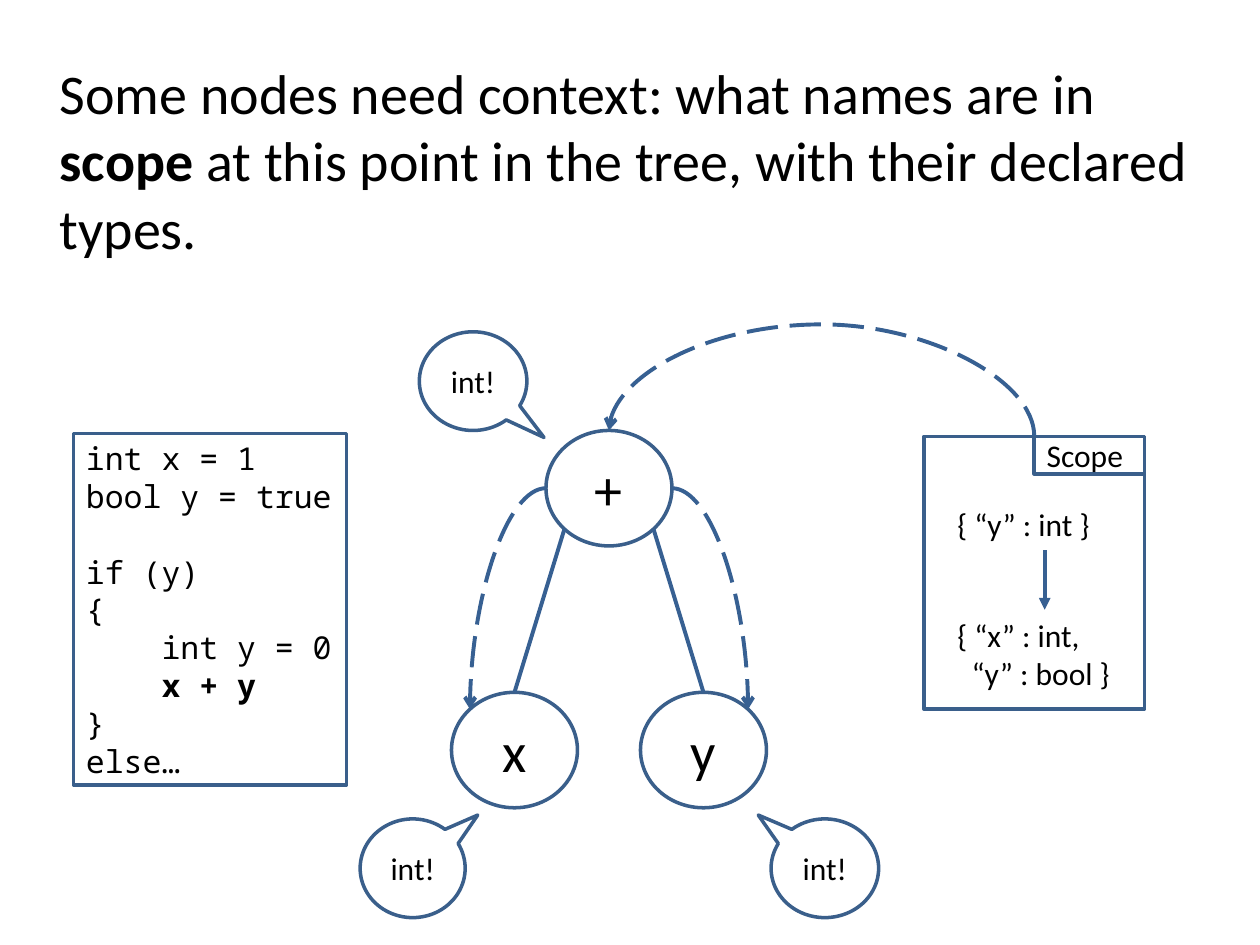
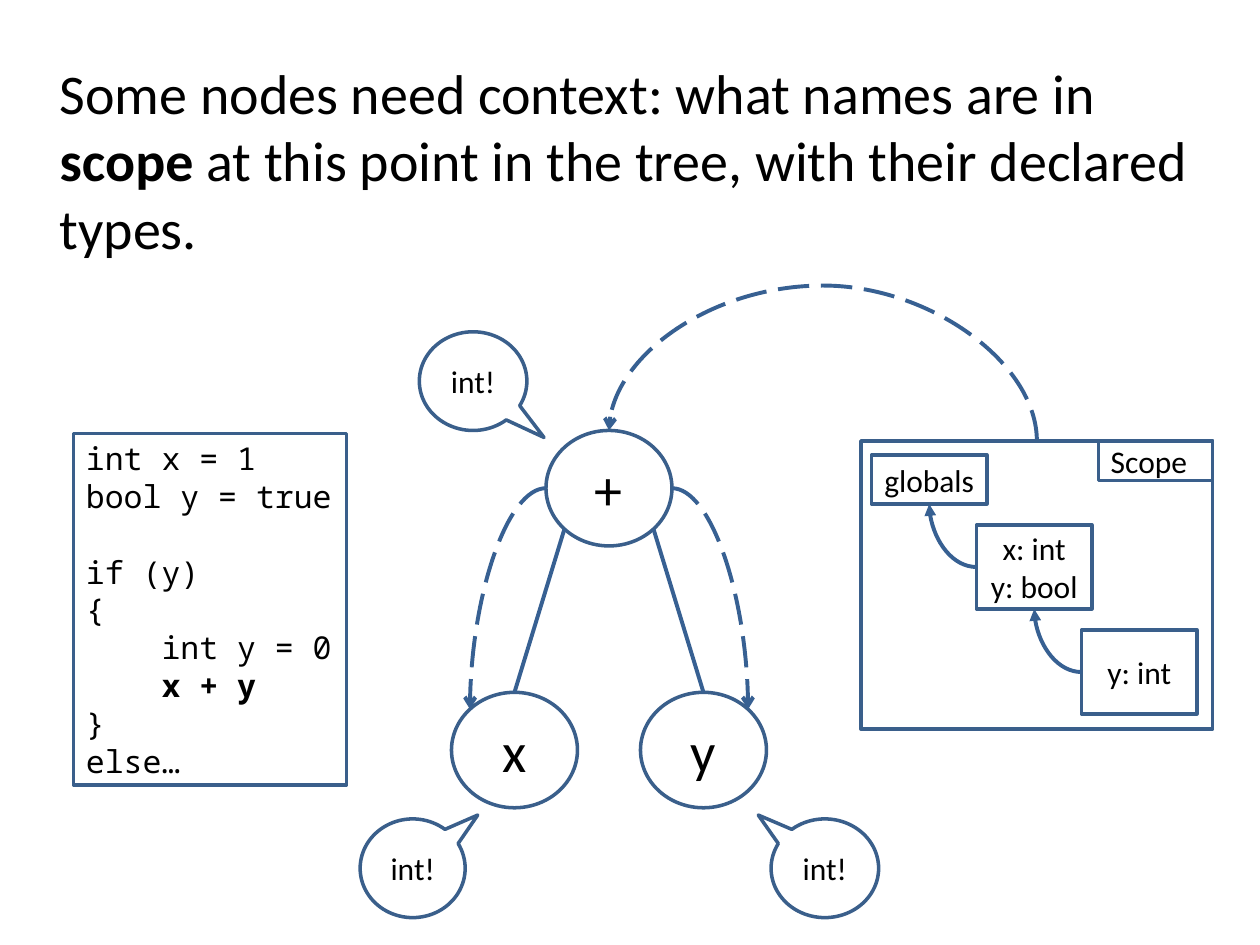
Before and after one commit to plioi/presentations, a slide deck: slide 14 of BuildingALanguage/BuildingALanguage.pptx. Drawn at 1260x945 pixels with LibreOffice and Linux fonts; fonts in the diff are those of the drawing. Boxes give left, top, right and bottom in pixels: in the first picture for what was removed or moved away, otherwise in the second. Text is boxed around its words. In the diff, an @@ line names an element or a change of style, - is before the commit and + after.

```diff
--- a/BuildingALanguage/BuildingALanguage.pptx
+++ b/BuildingALanguage/BuildingALanguage.pptx
@@ curved arrow moved from (1034, 436) - (609, 431) to (1037, 441) - (609, 431) @@
@@ rectangle: place and size @@
-rectangle at [924, 436, 1144, 709]
+rectangle at [861, 441, 1212, 730]
@@ rectangle "Scope": place and size @@
-rectangle "Scope" at [1034, 436, 1145, 474]
+rectangle "Scope" at [1099, 441, 1213, 480]
@@ rectangle added at [872, 455, 988, 504], fill #FFFFFF, outline #3A5F8C 2 pt, 18 pt, text #000000 @@
+globals
@@ curved arrow added from (976, 567) to (930, 504), #376092 2.25 pt @@
@@ rectangle "x: int": place and size @@
-rectangle "x: int" at [972, 624, 1093, 690]
+rectangle "x: int" at [976, 525, 1092, 610]
@@ rectangle "x: int" at [976, 525, 1092, 610]: vertical alignment top to middle; fill none to #FFFFFF; outline none to #3A5F8C 2 pt @@
@@ text in rectangle at [991, 538, 1078, 603]: text changed @@
-{ “x” : int,
-“y” : bool }
+x: int
+y: bool
@@ arrow removed from (1045, 551) to (1045, 610) @@
@@ curved arrow added from (1081, 672) to (1034, 609), #376092 2.25 pt @@
@@ rectangle "y: int" at [1081, 630, 1197, 714]: vertical alignment top to middle; fill none to #FFFFFF; outline none to #3A5F8C 2 pt @@
@@ rectangle "y: int": place and size @@
-rectangle "y: int" at [974, 513, 1072, 541]
+rectangle "y: int" at [1081, 630, 1197, 714]
@@ text in rectangle at [1107, 662, 1171, 689]: text changed @@
-{ “y” : int }
+y: int
```
Also in this commit, not shown: 2 other slides changed.
